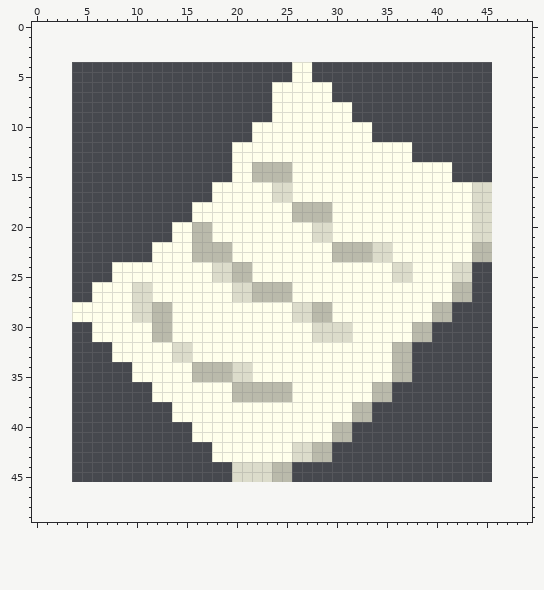
One commit to this pixel-art sprite: assets/paper.png. This is how it looked before the edit.
The file is 42x42 pixels. The old version is drawn lined up with the new one, on the new canvas.
And afterwards:
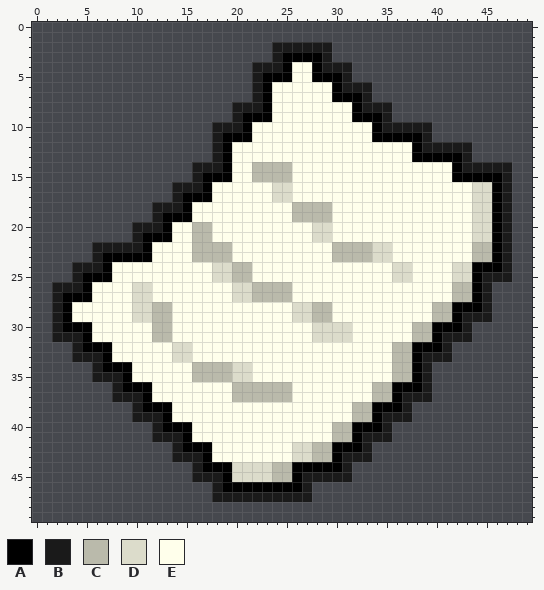
Palette (. is transparent): A #000000  B #1a1a1a  C #babaab  D #dcdccb  E #ffffeb
Difference:
canvas 42x42 -> 50x50, the old top-left corner now at 4,4
@@ x 0..49 @@
  1 ..................................................
- 2 ..................................................
- 3 ..................................................
- 4 ..........................EE......................
- 5 ..........................EE......................
- 6 ........................EEEEEE....................
- 7 ........................EEEEEE....................
- 8 ........................EEEEEEEE..................
- 9 ........................EEEEEEEE..................
-10 ......................EEEEEEEEEEEE................
-11 ......................EEEEEEEEEEEE................
-12 ....................EEEEEEEEEEEEEEEEEE............
-13 ....................EEEEEEEEEEEEEEEEEE............
-14 ....................EECCCCEEEEEEEEEEEEEEEE........
-15 ....................EECCCCEEEEEEEEEEEEEEEE........
-16 ..................EEEEEEDDEEEEEEEEEEEEEEEEEEDD....
-17 ..................EEEEEEDDEEEEEEEEEEEEEEEEEEDD....
-18 ................EEEEEEEEEECCCCEEEEEEEEEEEEEEDD....
-19 ................EEEEEEEEEECCCCEEEEEEEEEEEEEEDD....
-20 ..............EECCEEEEEEEEEEDDEEEEEEEEEEEEEEDD....
-21 ..............EECCEEEEEEEEEEDDEEEEEEEEEEEEEEDD....
-22 ............EEEECCCCEEEEEEEEEECCCCDDEEEEEEEECC....
-23 ............EEEECCCCEEEEEEEEEECCCCDDEEEEEEEECC....
-24 ........EEEEEEEEEEDDCCEEEEEEEEEEEEEEDDEEEEDD......
-25 ........EEEEEEEEEEDDCCEEEEEEEEEEEEEEDDEEEEDD......
-26 ......EEEEDDEEEEEEEEDDCCCCEEEEEEEEEEEEEEEECC......
-27 ......EEEEDDEEEEEEEEDDCCCCEEEEEEEEEEEEEEEECC......
-28 ....EEEEEEDDCCEEEEEEEEEEEEDDCCEEEEEEEEEECC........
-29 ....EEEEEEDDCCEEEEEEEEEEEEDDCCEEEEEEEEEECC........
-30 ......EEEEEECCEEEEEEEEEEEEEEDDDDEEEEEECC..........
-31 ......EEEEEECCEEEEEEEEEEEEEEDDDDEEEEEECC..........
-32 ........EEEEEEDDEEEEEEEEEEEEEEEEEEEECC............
-33 ........EEEEEEDDEEEEEEEEEEEEEEEEEEEECC............
-34 ..........EEEEEECCCCDDEEEEEEEEEEEEEECC............
-35 ..........EEEEEECCCCDDEEEEEEEEEEEEEECC............
-36 ............EEEEEEEECCCCCCEEEEEEEECC..............
-37 ............EEEEEEEECCCCCCEEEEEEEECC..............
-38 ..............EEEEEEEEEEEEEEEEEECC................
-39 ..............EEEEEEEEEEEEEEEEEECC................
-40 ................EEEEEEEEEEEEEECC..................
-41 ................EEEEEEEEEEEEEECC..................
-42 ..................EEEEEEEEDDCC....................
-43 ..................EEEEEEEEDDCC....................
-44 ....................DDDDCC........................
-45 ....................DDDDCC........................
-46 ..................................................
-47 ..................................................
+ 2 ........................BBBBBB....................
+ 3 ........................BAAAAB....................
+ 4 ......................BBBAEEABBB..................
+ 5 ......................BAAAEEAAAB..................
+ 6 ......................BAEEEEEEABBB................
+ 7 ......................BAEEEEEEAAAB................
+ 8 ....................BBBAEEEEEEEEABBB..............
+ 9 ....................BAAAEEEEEEEEAAAB..............
+10 ..................BBBAEEEEEEEEEEEEABBBBB..........
+11 ..................BAAAEEEEEEEEEEEEAAAAAB..........
+12 ..................BAEEEEEEEEEEEEEEEEEEABBBBB......
+13 ..................BAEEEEEEEEEEEEEEEEEEAAAAAB......
+14 ................BBBAEECCCCEEEEEEEEEEEEEEEEABBBBB..
+15 ................BAAAEECCCCEEEEEEEEEEEEEEEEAAAAAB..
+16 ..............BBBAEEEEEEDDEEEEEEEEEEEEEEEEEEDDAB..
+17 ..............BAAAEEEEEEDDEEEEEEEEEEEEEEEEEEDDAB..
+18 ............BBBAEEEEEEEEEECCCCEEEEEEEEEEEEEEDDAB..
+19 ............BAAAEEEEEEEEEECCCCEEEEEEEEEEEEEEDDAB..
+20 ..........BBBAEECCEEEEEEEEEEDDEEEEEEEEEEEEEEDDAB..
+21 ..........BAAAEECCEEEEEEEEEEDDEEEEEEEEEEEEEEDDAB..
+22 ......BBBBBAEEEECCCCEEEEEEEEEECCCCDDEEEEEEEECCAB..
+23 ......BAAAAAEEEECCCCEEEEEEEEEECCCCDDEEEEEEEECCAB..
+24 ....BBBAEEEEEEEEEEDDCCEEEEEEEEEEEEEEDDEEEEDDAAAB..
+25 ....BAAAEEEEEEEEEEDDCCEEEEEEEEEEEEEEDDEEEEDDABBB..
+26 ..BBBAEEEEDDEEEEEEEEDDCCCCEEEEEEEEEEEEEEEECCAB....
+27 ..BAAAEEEEDDEEEEEEEEDDCCCCEEEEEEEEEEEEEEEECCAB....
+28 ..BAEEEEEEDDCCEEEEEEEEEEEEDDCCEEEEEEEEEECCAAAB....
+29 ..BAEEEEEEDDCCEEEEEEEEEEEEDDCCEEEEEEEEEECCABBB....
+30 ..BAAAEEEEEECCEEEEEEEEEEEEEEDDDDEEEEEECCAAAB......
+31 ..BBBAEEEEEECCEEEEEEEEEEEEEEDDDDEEEEEECCABBB......
+32 ....BAAAEEEEEEDDEEEEEEEEEEEEEEEEEEEECCAAAB........
+33 ....BBBAEEEEEEDDEEEEEEEEEEEEEEEEEEEECCABBB........
+34 ......BAAAEEEEEECCCCDDEEEEEEEEEEEEEECCAB..........
+35 ......BBBAEEEEEECCCCDDEEEEEEEEEEEEEECCAB..........
+36 ........BAAAEEEEEEEECCCCCCEEEEEEEECCAAAB..........
+37 ........BBBAEEEEEEEECCCCCCEEEEEEEECCABBB..........
+38 ..........BAAAEEEEEEEEEEEEEEEEEECCAAAB............
+39 ..........BBBAEEEEEEEEEEEEEEEEEECCABBB............
+40 ............BAAAEEEEEEEEEEEEEECCAAAB..............
+41 ............BBBAEEEEEEEEEEEEEECCABBB..............
+42 ..............BAAAEEEEEEEEDDCCAAAB................
+43 ..............BBBAEEEEEEEEDDCCABBB................
+44 ................BAAADDDDCCAAAAAB..................
+45 ................BBBADDDDCCABBBBB..................
+46 ..................BAAAAAAAAB......................
+47 ..................BBBBBBBBBB......................
 48 ..................................................
Boxes around the changes in both pictures, in picture pixels (x1, y1, x2, y2):
added: (52, 42, 512, 502)
